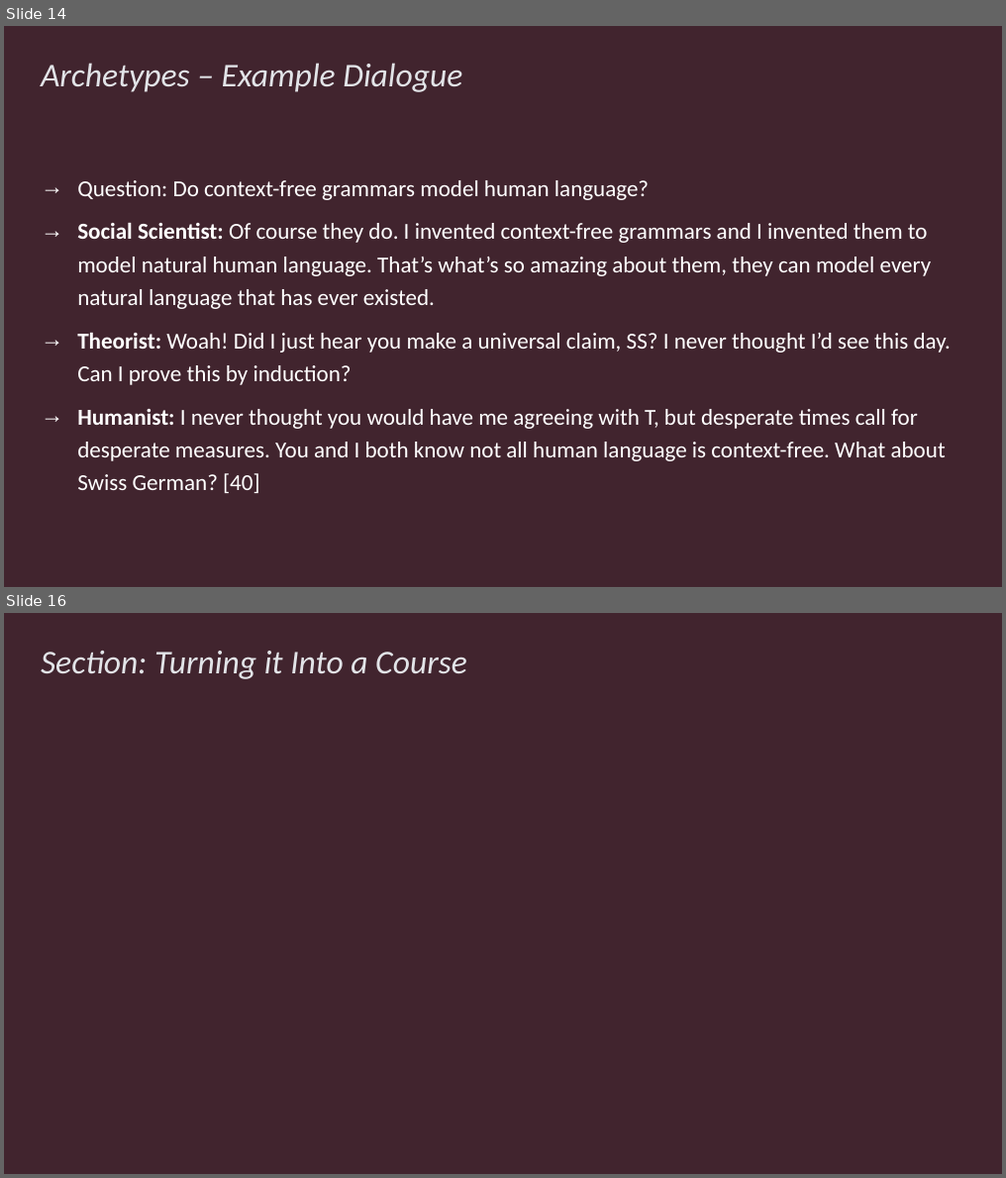
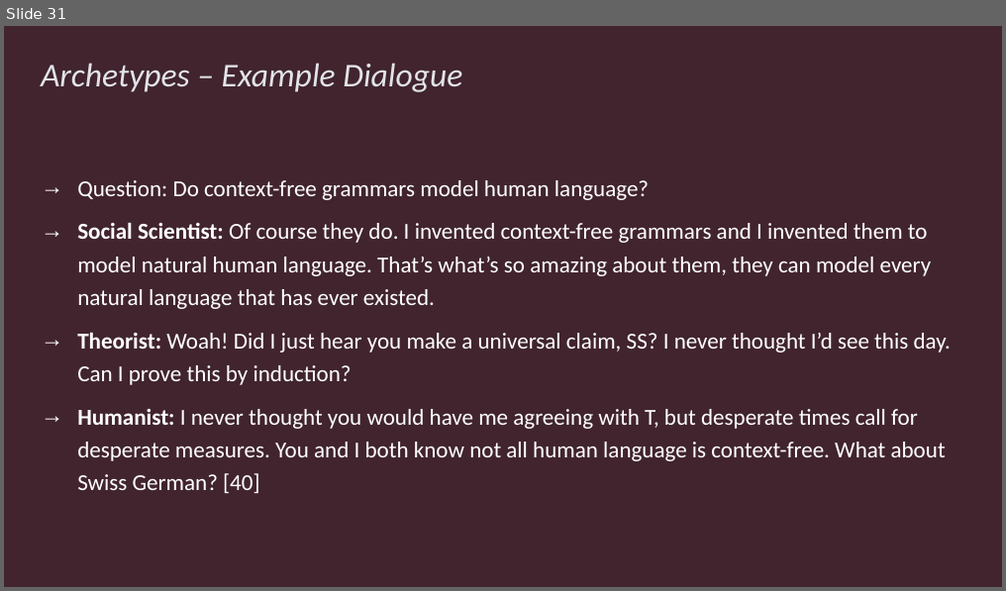
Before and after one commit to rbohrer/pl-course, a slide deck: LectureSlides/SPLASHE23.pptx. Shown one above the other, each under a label of ours: slides 14 and 16 before the commit, slide 31 after it; the slides between them are not shown. The pictures are 1006x1178 and 1006x591 pixels, drawn with LibreOffice and Linux fonts; fonts in the diff are those of the drawing. Boxes give left, top, right and bottom in pixels: in the first picture for what was removed or moved away, otherwise in the second. Text is boxed around its words. In the diff, an @@ line names an element or a change of style, - is before the commit and + after.

```diff
--- a/LectureSlides/SPLASHE23.pptx
+++ b/LectureSlides/SPLASHE23.pptx
@@ slide 16 removed at box(4, 613, 1002, 1174), background #41242E @@
@@ title removed at box(41, 651, 467, 679) @@
-Section: Turning it Into a Course
@@ what was slide 14 is now slide 31 @@
```
Also in this commit, not shown: 13 slides changed, 2 slides added, 5 other slides removed, 2 other files.
